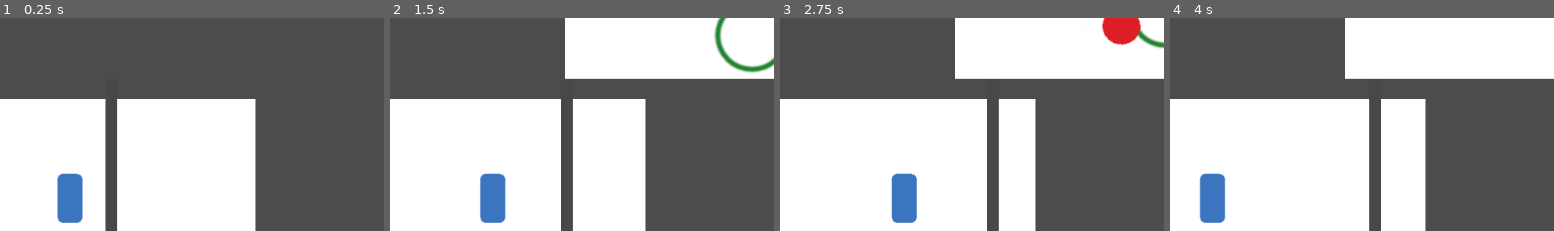
Above: before the commit, frames 1-4 (left to right).
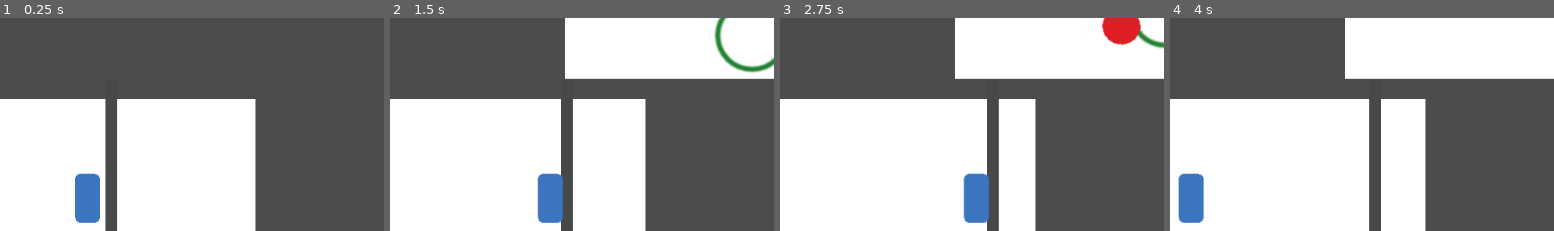
Above: after the commit, the same moments.

Repository: pisgah-fogel/SecPil
Game: Godot game, scene res://Node2D.tscn
The game is run twice, just before and just after one commit, with the same random seed, the same clock (stepped at 60 frames per second) and the same inputs.
Inputs:
- Up to frame 1 (0.25 s): no input
- Up to frame 2 (1.5 s): tap Enter (ui_accept) at 0.5, 0.77 s; hold D (pal_right) 0.53-1.28 s; hold Down (ui_down) from 1.28 s (still down)
- Up to frame 3 (2.75 s): tap Enter (ui_accept) at 1.52 s; release Down (ui_down) at 2.03 s; hold D (pal_right) from 2.03 s (still down)
- Up to frame 4 (4 s): release D (pal_right) at 2.78 s; hold Up (ui_up) 2.78-3.53 s; tap Enter (ui_accept) at 3.02, 3.77 s; hold Q (pal_left, bound only after the commit) from 3.53 s (still down)
The pictures show only the part of the screen within x 8-58%, y 33-83%; the shares and areas given below are measured in that part.

The runs differ from the first frame. In frame 1, 2.2% of the frame differs, in the area x 14-27%, y 72-97%; in frame 2, 3.1%, in the area x 23-46%, y 72-97%; in frame 3, 3.1%; in frame 4, 2.8%.

Commit message:
remove deadzone and improve controls

Diff:
--- a/Control.gd
+++ b/Control.gd
@@ -31,9 +31,8 @@
 	mTargetPallonier.rect_position.x = pallonier_start_x + pallonier_amp*sin(pallonier_f)
 	pallonier_f += 0.5*delta
 
-	var right = Input.get_action_strength("pal_right")
-	diff += 0.02*(right - 0.45)
-	diff = lerp(diff, 0.0, 0.01)
+	var right = Input.get_action_strength("pal_right") - Input.get_action_strength("pal_left")
+	diff = lerp(diff, right, 0.03) # 0.01 is too easy
 	mPallonier.position.x = pallonier_start_x + diff*pallonier_user_amp
 
 	if not notstartedyet:
--- a/project.godot
+++ b/project.godot
@@ -32,37 +32,43 @@
  ]
 }
 ui_left={
-"deadzone": 0.5,
+"deadzone": 0.0,
 "events": [ Object(InputEventKey,"resource_local_to_scene":false,"resource_name":"","device":0,"alt":false,"shift":false,"control":false,"meta":false,"command":false,"pressed":false,"scancode":16777231,"unicode":0,"echo":false,"script":null)
 , Object(InputEventJoypadButton,"resource_local_to_scene":false,"resource_name":"","device":0,"button_index":14,"pressure":0.0,"pressed":false,"script":null)
 , Object(InputEventJoypadMotion,"resource_local_to_scene":false,"resource_name":"","device":-1,"axis":2,"axis_value":-1.0,"script":null)
  ]
 }
 ui_right={
-"deadzone": 0.5,
+"deadzone": 0.0,
 "events": [ Object(InputEventKey,"resource_local_to_scene":false,"resource_name":"","device":0,"alt":false,"shift":false,"control":false,"meta":false,"command":false,"pressed":false,"scancode":16777233,"unicode":0,"echo":false,"script":null)
 , Object(InputEventJoypadButton,"resource_local_to_scene":false,"resource_name":"","device":0,"button_index":15,"pressure":0.0,"pressed":false,"script":null)
 , Object(InputEventJoypadMotion,"resource_local_to_scene":false,"resource_name":"","device":-1,"axis":2,"axis_value":1.0,"script":null)
  ]
 }
 ui_up={
-"deadzone": 0.5,
+"deadzone": 0.0,
 "events": [ Object(InputEventKey,"resource_local_to_scene":false,"resource_name":"","device":0,"alt":false,"shift":false,"control":false,"meta":false,"command":false,"pressed":false,"scancode":16777232,"unicode":0,"echo":false,"script":null)
 , Object(InputEventJoypadButton,"resource_local_to_scene":false,"resource_name":"","device":0,"button_index":12,"pressure":0.0,"pressed":false,"script":null)
 , Object(InputEventJoypadMotion,"resource_local_to_scene":false,"resource_name":"","device":-1,"axis":3,"axis_value":-1.0,"script":null)
  ]
 }
 ui_down={
-"deadzone": 0.5,
+"deadzone": 0.0,
 "events": [ Object(InputEventKey,"resource_local_to_scene":false,"resource_name":"","device":0,"alt":false,"shift":false,"control":false,"meta":false,"command":false,"pressed":false,"scancode":16777234,"unicode":0,"echo":false,"script":null)
 , Object(InputEventJoypadButton,"resource_local_to_scene":false,"resource_name":"","device":0,"button_index":13,"pressure":0.0,"pressed":false,"script":null)
 , Object(InputEventJoypadMotion,"resource_local_to_scene":false,"resource_name":"","device":-1,"axis":3,"axis_value":1.0,"script":null)
  ]
 }
 pal_right={
-"deadzone": 0.5,
+"deadzone": 0.0,
 "events": [ Object(InputEventKey,"resource_local_to_scene":false,"resource_name":"","device":0,"alt":false,"shift":false,"control":false,"meta":false,"command":false,"pressed":false,"scancode":68,"unicode":0,"echo":false,"script":null)
 , Object(InputEventJoypadMotion,"resource_local_to_scene":false,"resource_name":"","device":-1,"axis":0,"axis_value":1.0,"script":null)
+ ]
+}
+pal_left={
+"deadzone": 0.0,
+"events": [ Object(InputEventKey,"resource_local_to_scene":false,"resource_name":"","device":0,"alt":false,"shift":false,"control":false,"meta":false,"command":false,"pressed":false,"scancode":81,"unicode":0,"echo":false,"script":null)
+, Object(InputEventJoypadMotion,"resource_local_to_scene":false,"resource_name":"","device":-1,"axis":0,"axis_value":-1.0,"script":null)
  ]
 }
 
